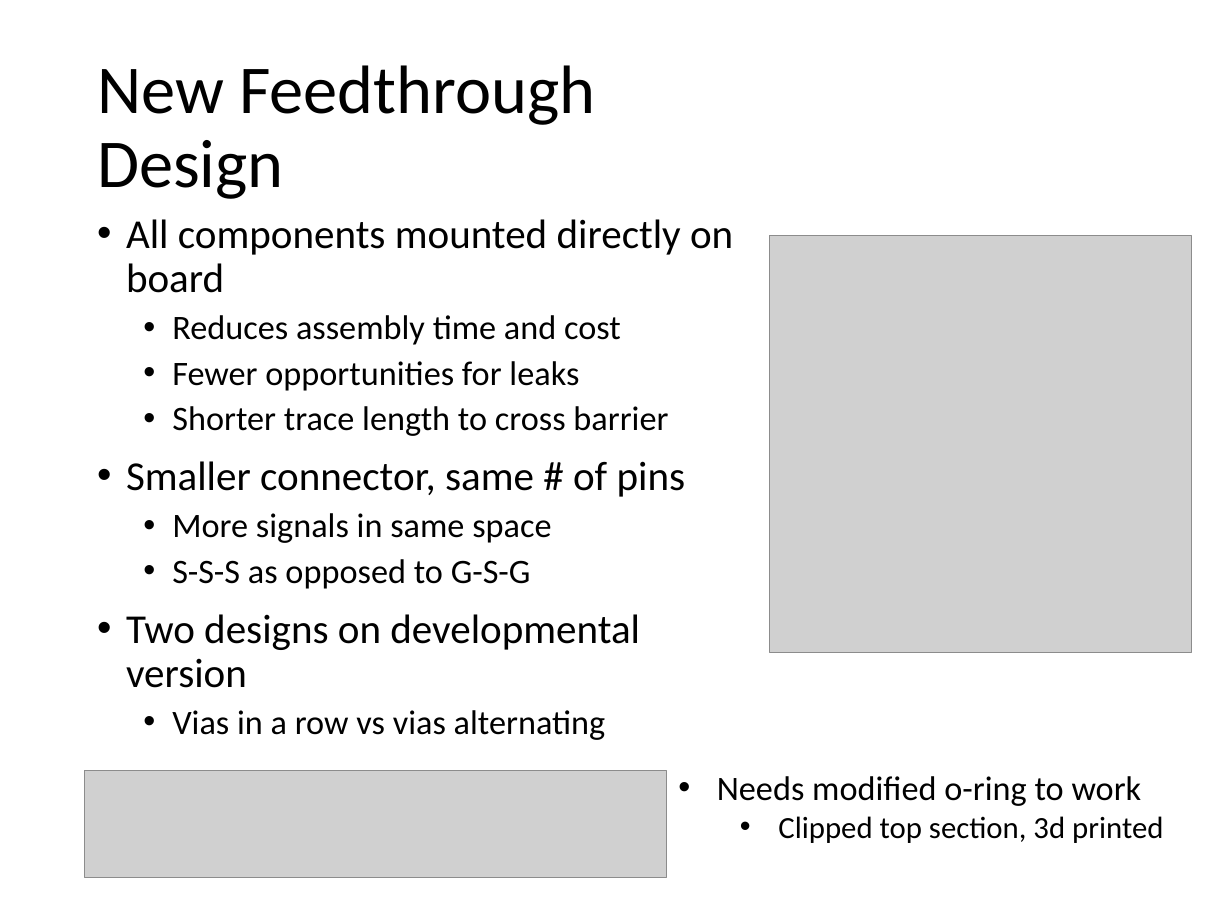
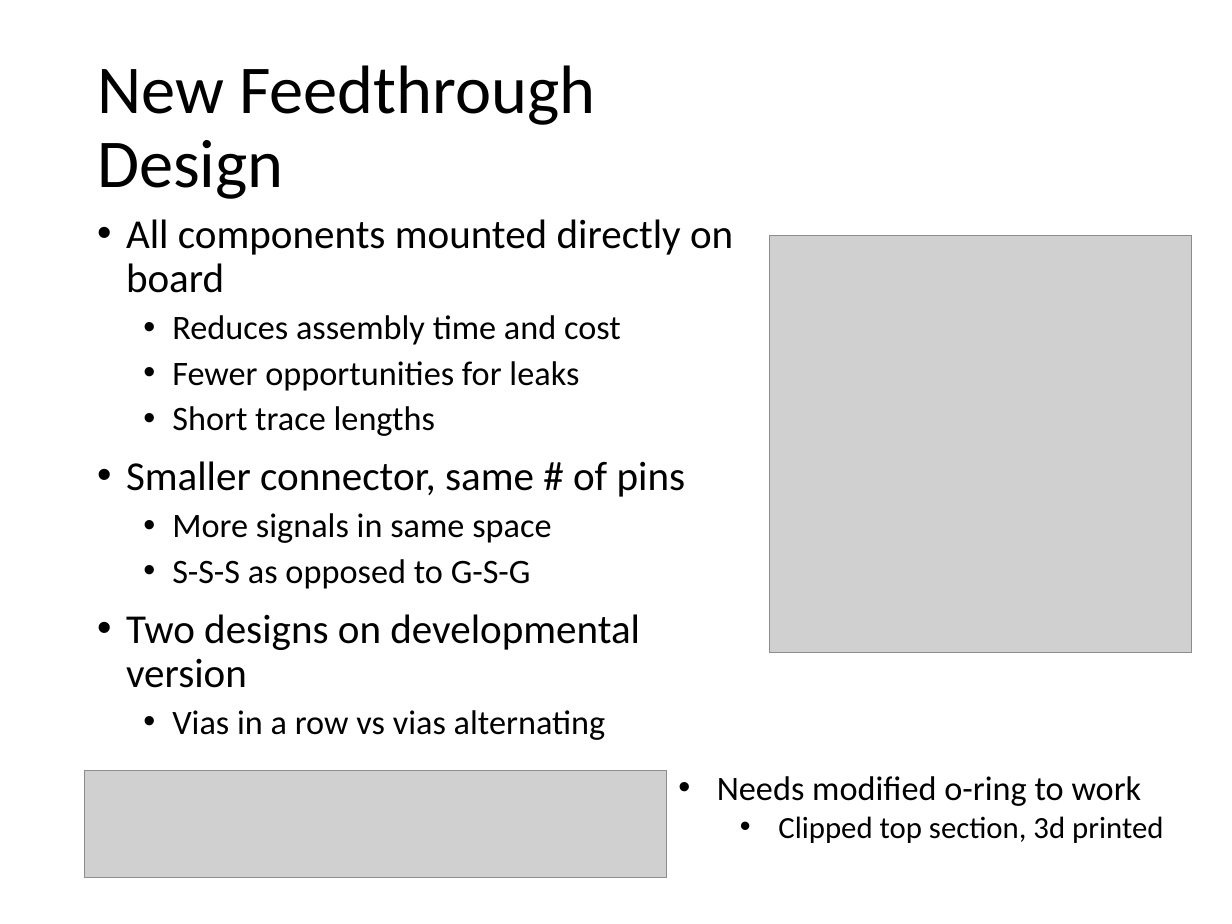
Before and after one commit to dmwo/nist, a slide deck: slide 4 of Presentations/26_June_2019.pptx. Drawn at 1232x924 pixels with LibreOffice and Linux fonts; fonts in the diff are those of the drawing; grey boxes stand for pictures. Boxes give left, top, right and bottom in pixels: in the first picture for what was removed or moved away, otherwise in the second. Text is boxed around its words. In the diff, an @@ line names an element or a change of style, - is before the commit and + after.

```diff
--- a/Presentations/26_June_2019.pptx
+++ b/Presentations/26_June_2019.pptx
@@ text at [172,406,435,436]: text changed @@
-  • Shorter trace length to cross barrier
+  • Short trace lengths
```
